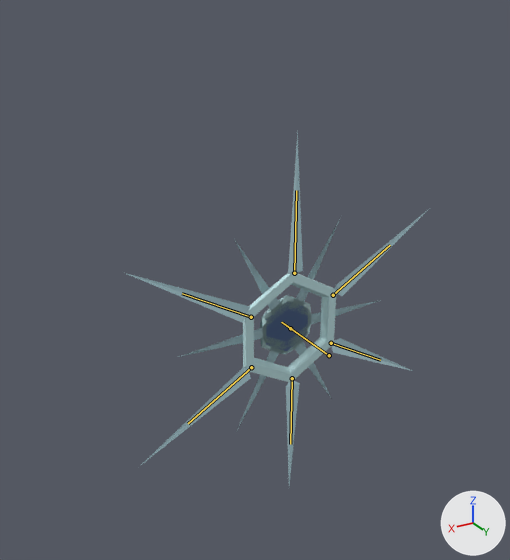
The glTF model glb_imports/SnowflakeEntity.glb: old version first, new version second.
Camera for both pictures: a 50 mm lens placed at (6.08, 8.84, 5.53), pointed at (0.48, -0.49, 0.87). Arrows for +X, +Y and +Z are at lower right; the lights stay in place. The first picture is the older version. The bones that bend it are drawn over the model as lines.

Names of what the first picture shows: 'BackLeft', 'BackRight', 'CentralEye2', 'FacePlate', 'FrontLeft', 'FrontRight', 'MiddleLeft', 'MiddleRight' and 3 more.
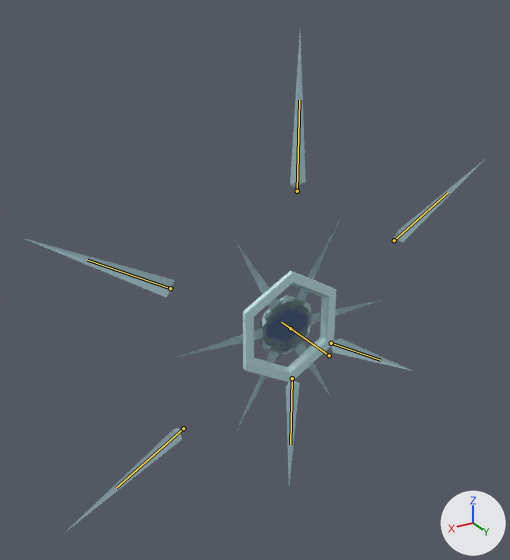
The newer file adds an action. The first version stands in its rest pose; the second is drawn at frame 36 of the action 'QuadShardSemicircleSequence1'.

Location of each change, (x1, y1, x2, y2) in pixels of the pictures (510 x 560 px):
'FrontLeft', posed
    before: (288, 131, 303, 275)
    after: (26, 239, 174, 297)
'MiddleLeft', posed (9% narrower, 100% taller)
    before: (123, 272, 250, 323)
    after: (67, 428, 182, 531)
'FrontRight', posed
    before: (334, 208, 430, 296)
    after: (290, 35, 306, 187)
'BackLeft', posed
    before: (140, 367, 251, 466)
    after: (286, 381, 300, 485)
'MiddleRight', posed (12% wider, 144% taller)
    before: (331, 338, 412, 371)
    after: (393, 160, 484, 242)
bone 'Bone.003', root to tip
    before: (251, 317) to (182, 293)
    after: (183, 428) to (116, 488)
bone 'Bone.004', root to tip
    before: (294, 273) to (296, 190)
    after: (170, 288) to (87, 260)
bone 'Bone.007', root to tip
    before: (331, 343) to (380, 360)
    after: (394, 240) to (448, 192)
bone 'Bone.008', root to tip
    before: (333, 295) to (390, 245)
    after: (297, 191) to (299, 100)

What the commit changed:
Bone 'Bone.001' (bone_bone_001) turns from (0, 0, 0) to (0, -60, 0) degrees about its own x, y and z.
Bone 'Bone.003' (bone_bone_003) moves from (0.0, 0.0, 0.0) to (0.0, 1.5, 0.0).
Bone 'Bone.004' (bone_bone_004) moves from (0.0, 0.0, 0.0) to (0.0, 1.5, 0.0).
Bone 'Bone.007' (bone_bone_007) moves from (0.0, 0.0, 0.0) to (0.0, 1.5, 0.0).
Bone 'Bone.008' (bone_bone_008) moves from (0.0, 0.0, 0.0) to (0.0, 1.5, 0.0).
